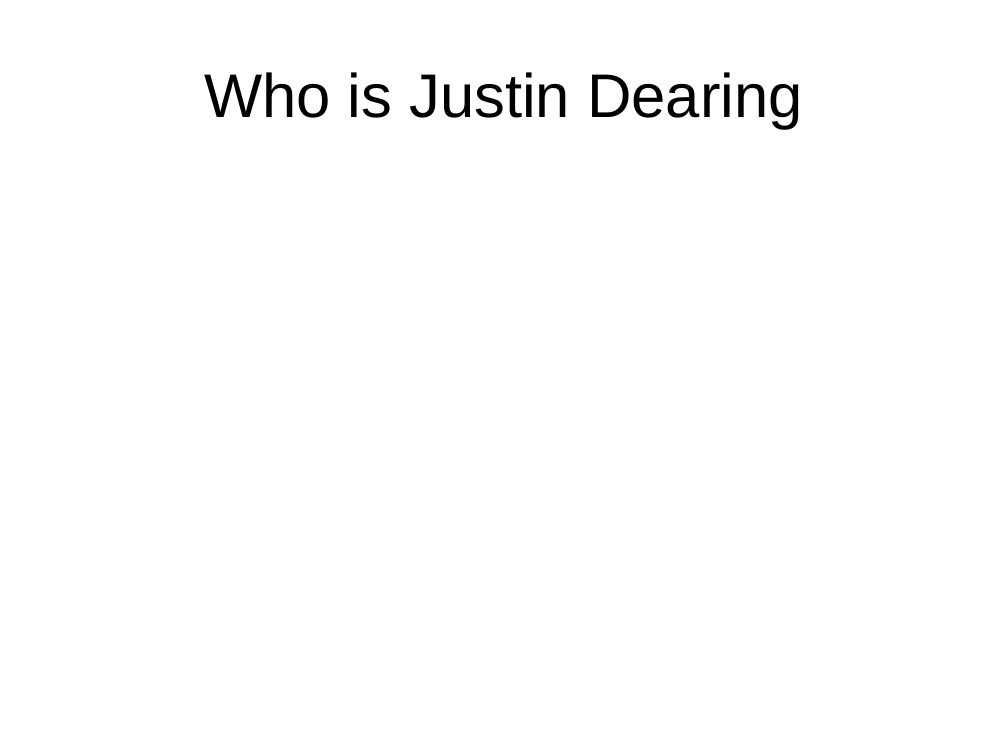
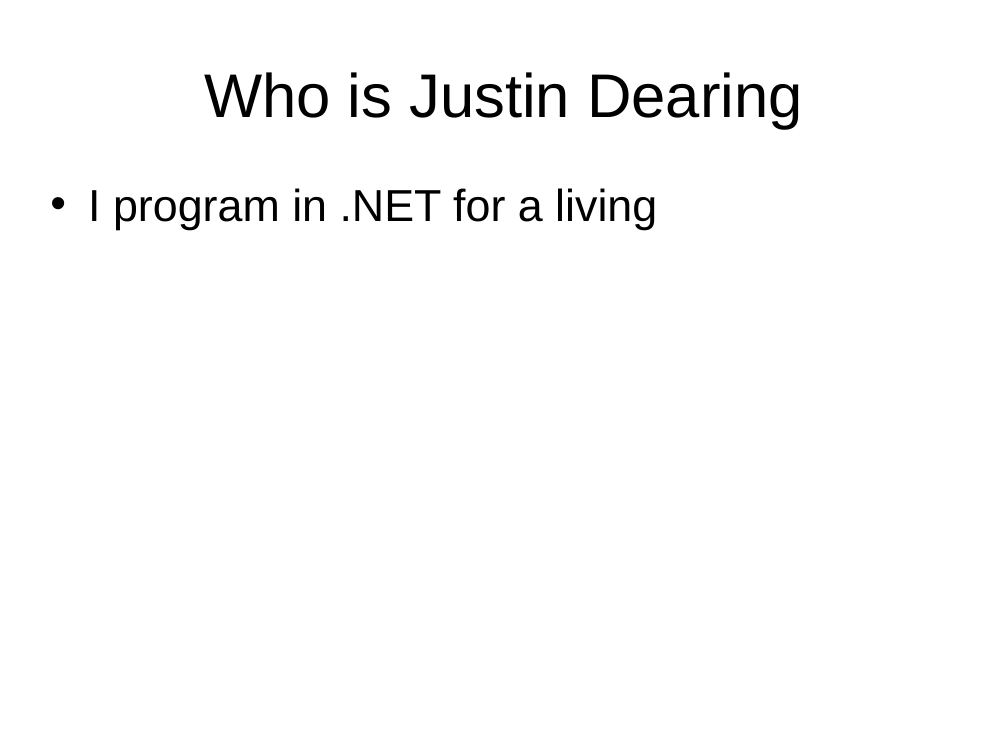
Before and after one commit to LIPHP/LDAP-Talk, a slide deck: slide 2 of Docs/LIPHP-Using LDAP with PHP.ppt. Drawn at 1008x756 pixels with LibreOffice and Linux fonts; fonts in the diff are those of the drawing. Boxes give left, top, right and bottom in pixels: in the first picture for what was removed or moved away, otherwise in the second. Text is boxed around its words. In the diff, an @@ line names an element or a change of style, - is before the commit and + after.

```diff
--- a/Docs/LIPHP-Using LDAP with PHP.ppt
+++ b/Docs/LIPHP-Using LDAP with PHP.ppt
@@ text added at (88, 188, 657, 230), 32 pt, text #000000 @@
+• I program in .NET for a living
```
Also in this commit, not shown: 14 other slides changed, 3 slides added, 2 slides removed.
